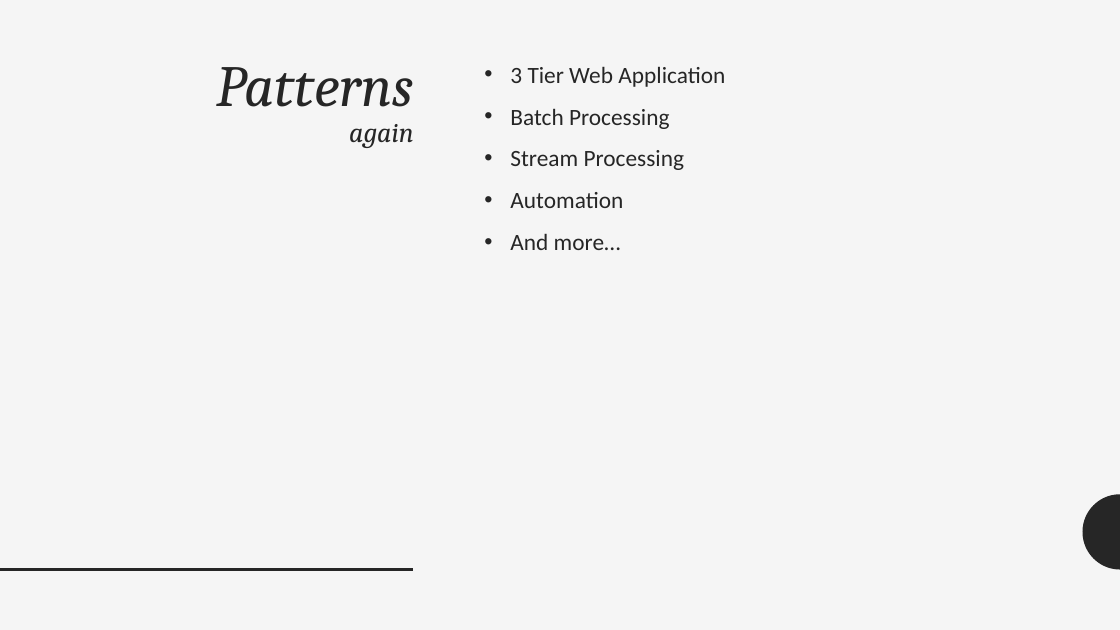
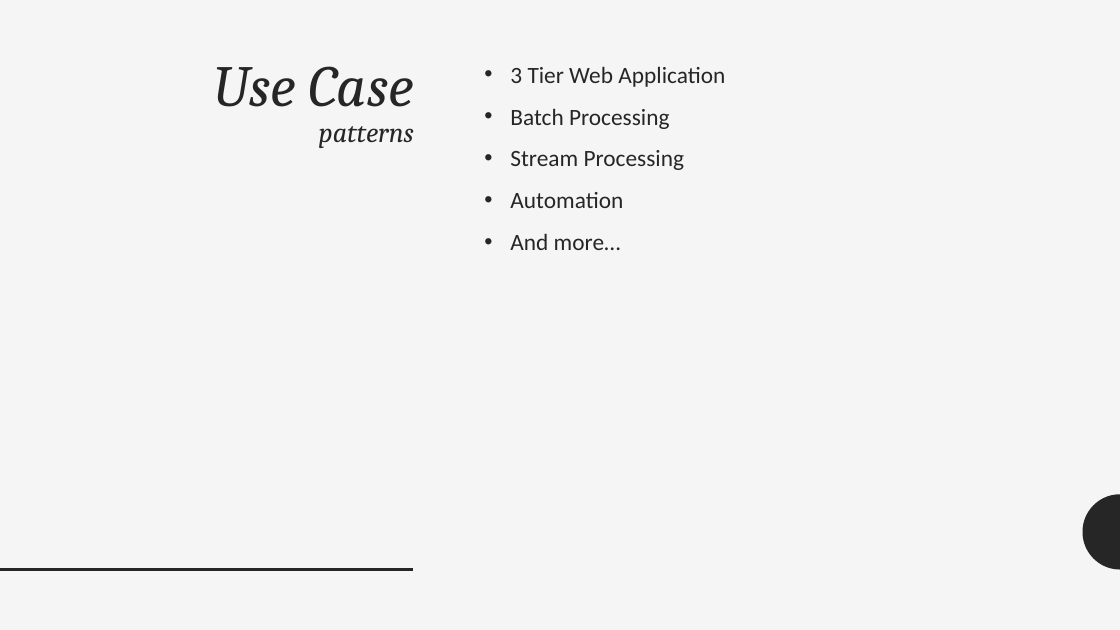
Before and after one commit to adrianpomilio/going-serverless, a slide deck: slide 14 of going-serverless-2017.pptx. Drawn at 1120x630 pixels with LibreOffice and Linux fonts; fonts in the diff are those of the drawing. Boxes give left, top, right and bottom in pixels: in the first picture for what was removed or moved away, otherwise in the second. Text is boxed around its words. In the diff, an @@ line names an element or a change of style, - is before the commit and + after.

```diff
--- a/going-serverless-2017.pptx
+++ b/going-serverless-2017.pptx
@@ title at [213,66,414,148]: text changed; size 50 to 24 pt @@
-Patterns
-again
+Use Case
+patterns
```
Also in this commit, not shown: 1 other slide changed.
